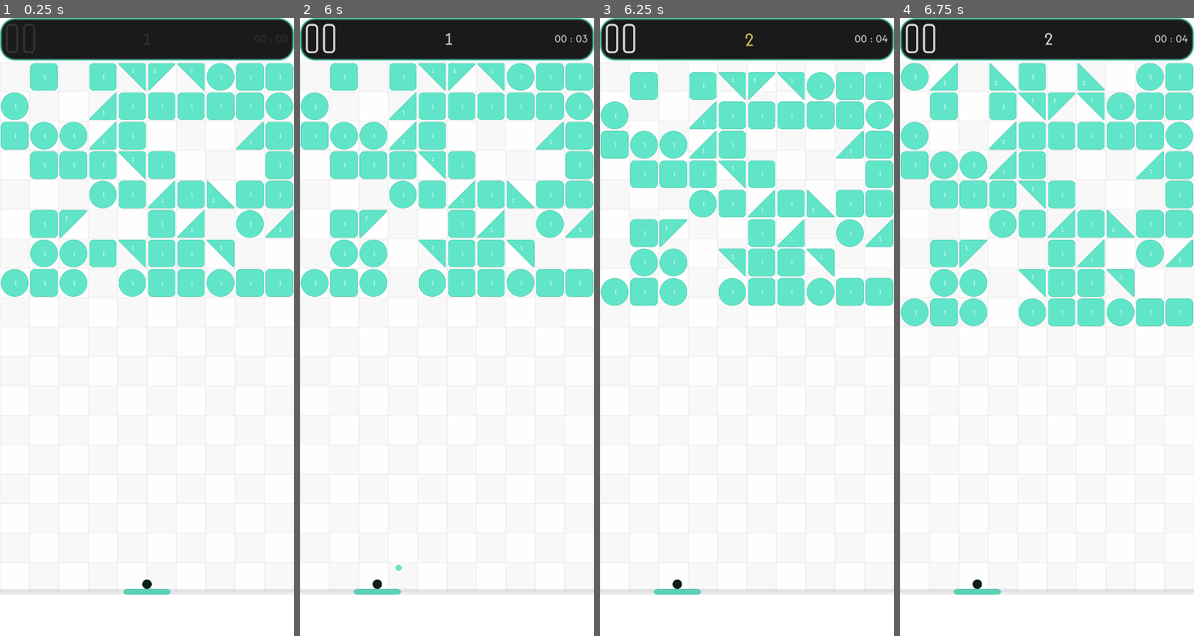
Above: before the commit, frames 1-4 (left to right).
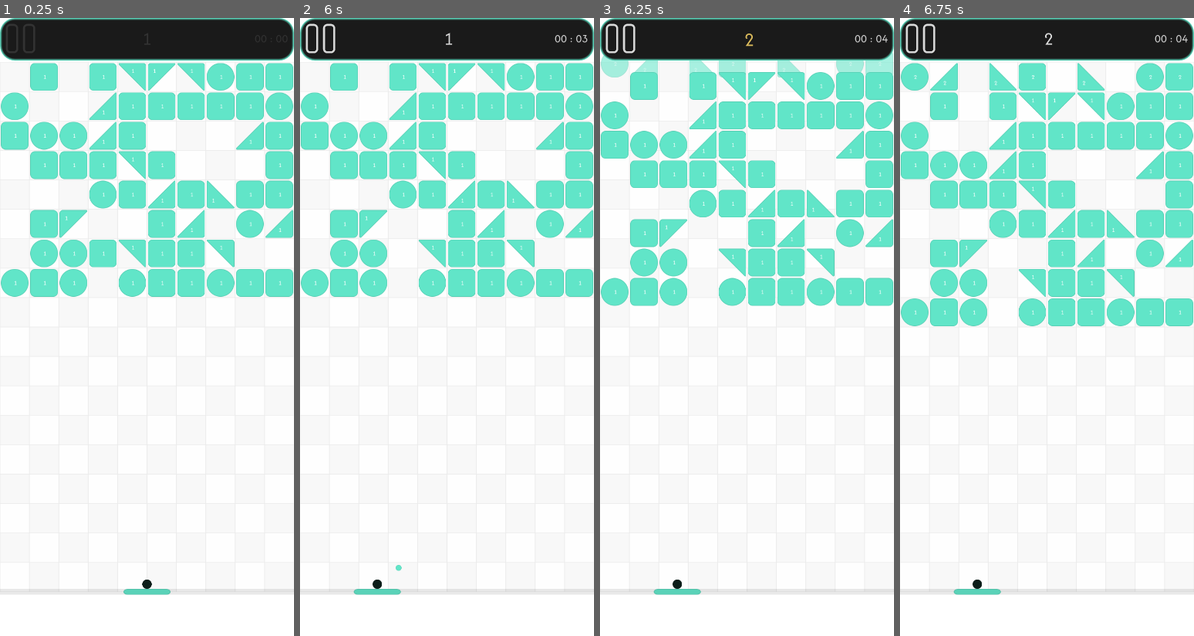
Above: after the commit, the same moments.

Repository: Muneeb1195/paddle-up
Game: Godot game, scene res://Scenes/Level/level_bb_modern.tscn
Same seed, same stepped clock (60 frames per second), same inputs: the game is played once before the commit and once after it. This scene is started directly instead of the project's main scene.
Inputs (mouse positions are in pixels of both pictures, inside the frame that each line leads up to):
- Up to frame 1 (0.25 s): no input
- Up to frame 2 (6 s): move the mouse to (511, 296) at 0.52 s; press the mouse at (511, 296) at 0.53 s; release the mouse at (511, 296) at 1.25 s; click (320, 36) at 1.25 s; click (447, 401) at 2 s; drag from (388, 357) to (432, 450) at 2.77 s; move the mouse to (476, 191) at 3.52 s; press the mouse at (476, 191) at 3.53 s; release the mouse at (476, 191) at 4.25 s; drag from (432, 450) to (358, 234) at 4.27 s; tap Enter at 5 s; move the mouse to (535, 419) at 5.02 s; press the mouse at (535, 419) at 5.03 s; release the mouse at (535, 419) at 5.75 s; tap Space at 5.75 s; drag from (358, 234) to (402, 172) at 5.77 s
- Up to frame 3 (6.25 s): no input
- Up to frame 4 (6.75 s): move the mouse to (1061, 327) at 6.52 s; press the mouse at (1061, 327) at 6.53 s

Frames 1-2 are identical in both runs. In frame 3, 1.1% of the frame differs, in the area x 0-100%, y 5-10%; in frame 4, nothing differs.

Commit message:
v1.6.6: remove time_scale safety reset, non-blocking level transition, version bump
- Globals/fade.gd: Remove Engine.time_scale safety reset (no longer
  used, ball speed multiplier replaces global time_scale)
- Scripts/level_bb.gd: Remove await tween.finished in _move_old_blocks
  — _next_level no longer blocks 0.15s per level transition
- export_presets.cfg: Bump to 1.6.6, update all paths

Diff:
--- a/Globals/fade.gd
+++ b/Globals/fade.gd
@@ -38,8 +38,6 @@
 func _change_scene(scene : PackedScene) -> void:
 	if get_tree().paused:
 		get_tree().paused = false
-	if Engine.get_time_scale() != 1.0:
-		Engine.set_time_scale(1.0)
 	_fade_to_black()
 	await get_tree().create_timer(0.5).timeout
 	get_tree().change_scene_to_packed(scene)
--- a/Scripts/level_bb.gd
+++ b/Scripts/level_bb.gd
@@ -95,7 +95,6 @@
 	var tween : Tween = create_tween().set_ease(Tween.EASE_IN).set_trans(Tween.TRANS_QUAD).set_parallel(true)
 	for old_bricks : StaticBody2D in blocks_node.get_children():
 		tween.tween_property(old_bricks, "position:y", old_bricks.position.y + GRID_SIZE, 0.15)
-	await tween.finished
 	var count_before : int = block_array.size()
 	_add_new_block_row()
 	_sort_blocks()
--- a/project.godot
+++ b/project.godot
@@ -71,7 +71,6 @@
 
 [physics]
 
-2d/run_on_separate_thread=false
 common/physics_ticks_per_second=120
 2d/physics_engine="GodotPhysics2D"
 
Not shown, changed: export_presets.cfg
